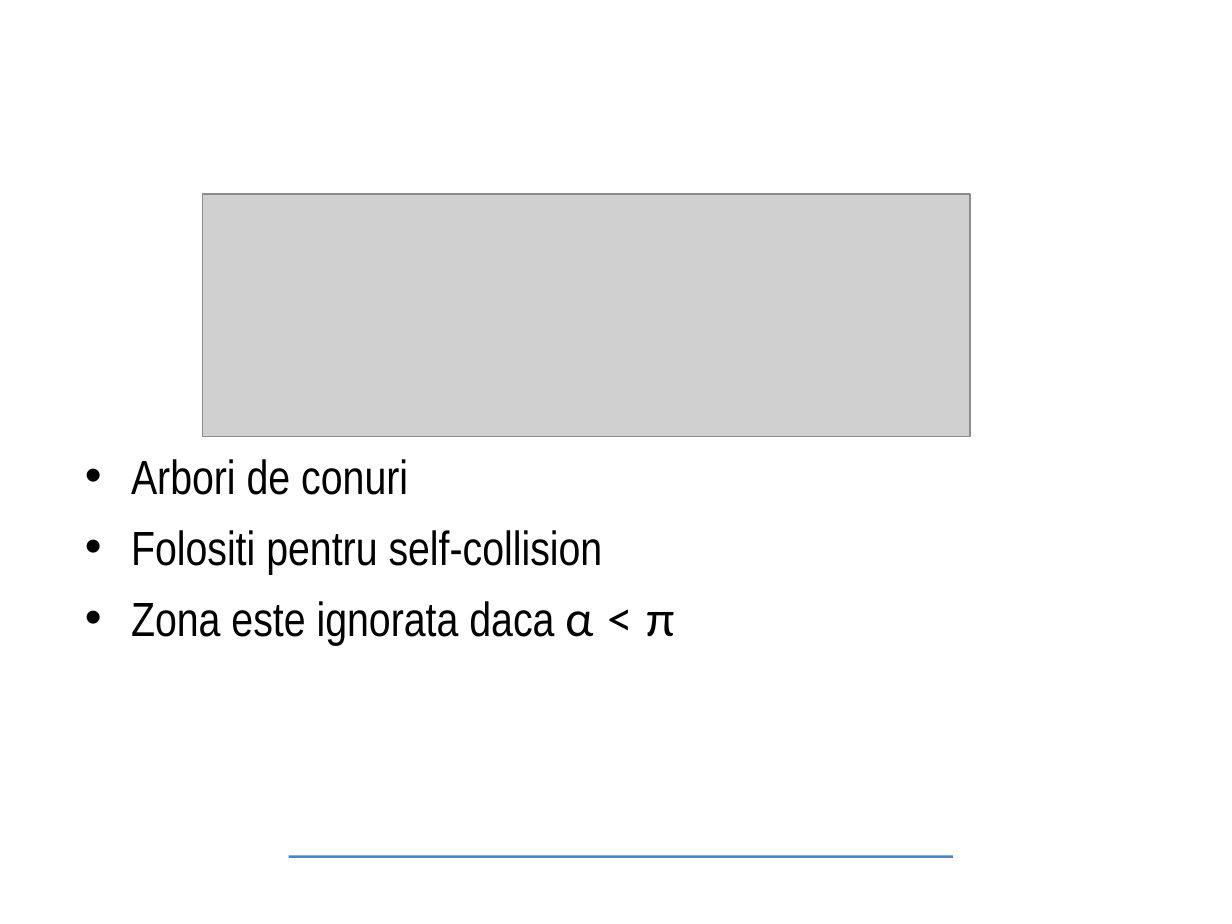
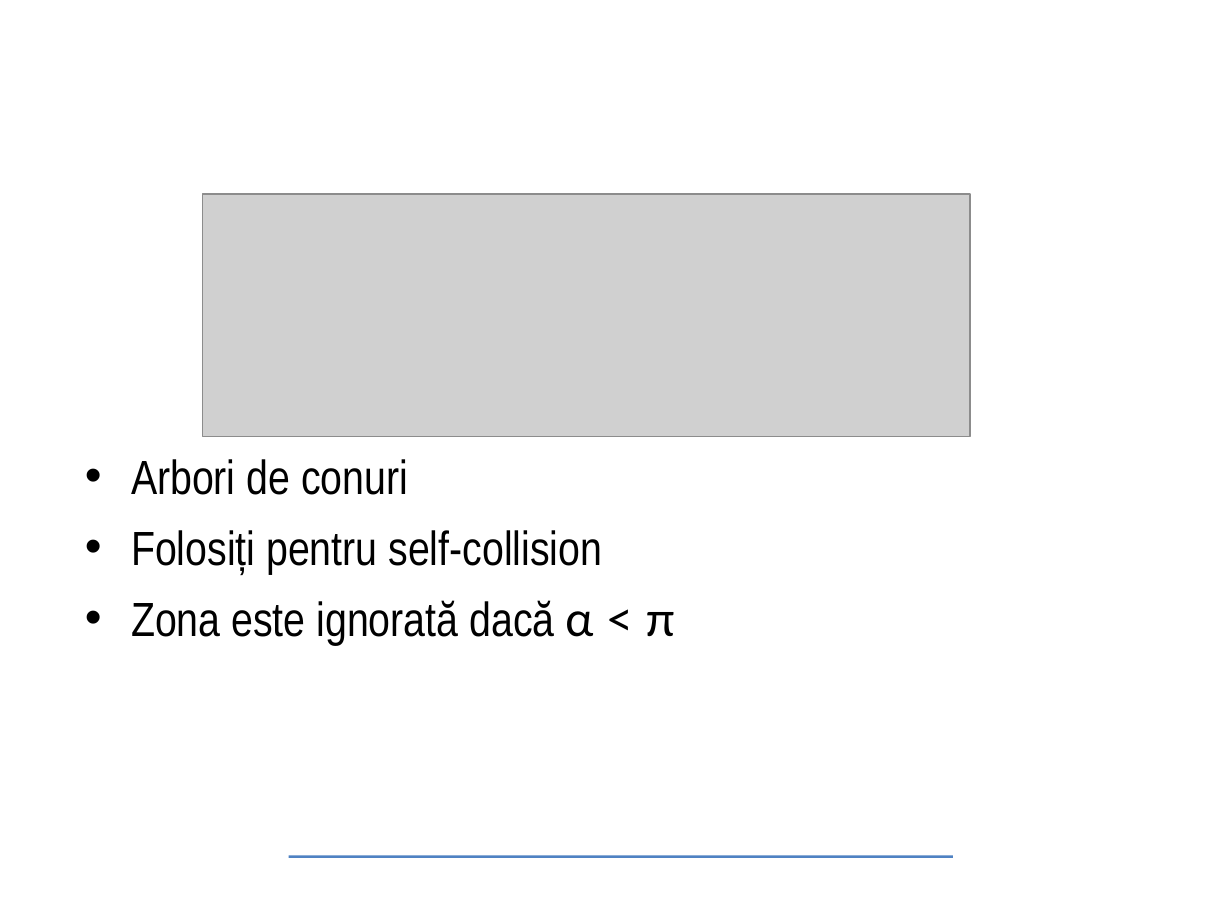
Before and after one commit to Tureyz/test, a slide deck: slide 7 of presentation/master-presentation-ro.odp. Drawn at 1232x924 pixels with LibreOffice and Linux fonts; fonts in the diff are those of the drawing; grey boxes stand for pictures; background and template pictures are left out. Boxes give left, top, right and bottom in pixels: in the first picture for what was removed or moved away, otherwise in the second. Text is boxed around its words. In the diff, an @@ line names an element or a change of style, - is before the commit and + after.

```diff
--- a/presentation/master-presentation-ro.odp
+++ b/presentation/master-presentation-ro.odp
@@ text at (131, 530, 675, 645): text changed @@
-• Folositi pentru self-collision
-• Zona este ignorata daca α < π
+• Folosiți pentru self-collision
+• Zona este ignorată dacă α < π
```
Also in this commit, not shown: 9 other slides changed, 3 slides added, 2 slides removed, 6 other files.
